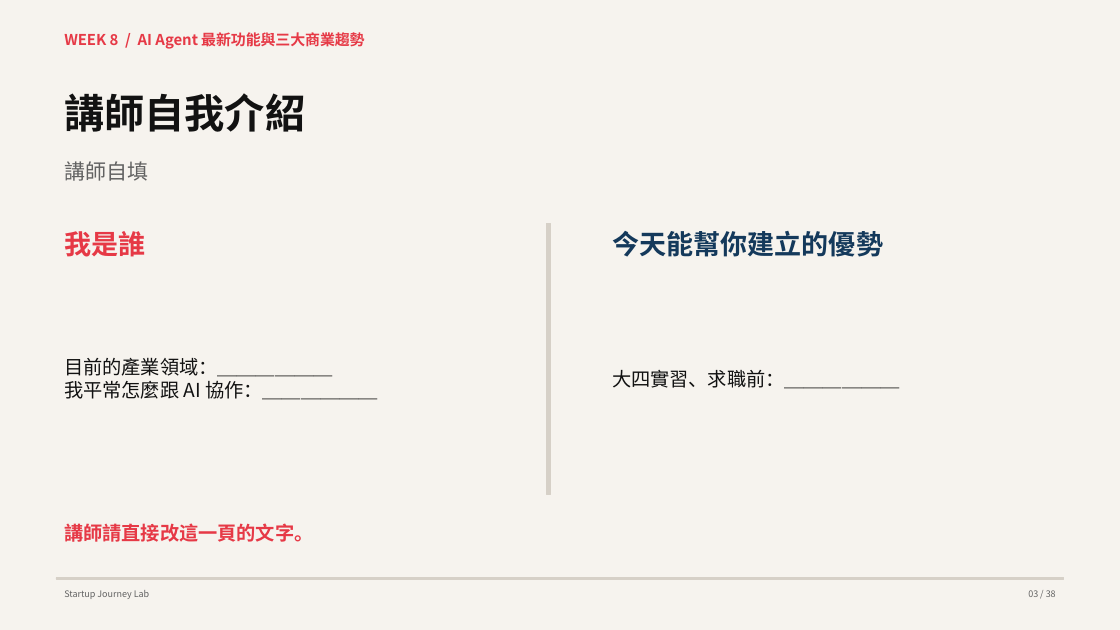
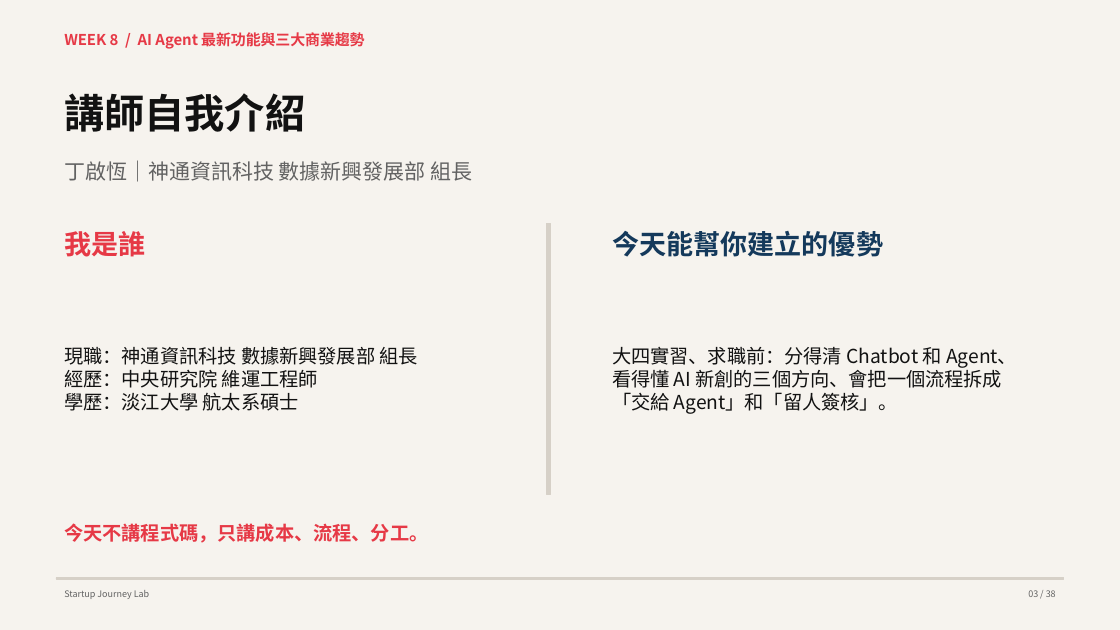
Before and after one commit to hpyuan1220/startup-journey-lab-app, a slide deck: slide 3 of materials/Week8_教學簡報.pptx. Drawn at 1120x630 pixels with LibreOffice and Linux fonts; fonts in the diff are those of the drawing. Boxes give left, top, right and bottom in pixels: in the first picture for what was removed or moved away, otherwise in the second. Text is boxed around its words. In the diff, an @@ line names an element or a change of style, - is before the commit and + after.

```diff
--- a/materials/Week8_教學簡報.pptx
+++ b/materials/Week8_教學簡報.pptx
@@ text at [64, 160, 473, 182]: text changed @@
-講師自填
+丁啟恆｜神通資訊科技 數據新興發展部 組長
@@ text at [64, 346, 418, 411]: text changed @@
-目前的產業領域：＿＿＿＿＿＿
-我平常怎麼跟 AI 協作：＿＿＿＿＿＿
+現職：神通資訊科技 數據新興發展部 組長
+經歷：中央研究院 維運工程師
+學歷：淡江大學 航太系碩士
@@ text at [612, 347, 1017, 414]: text changed @@
-大四實習、求職前：＿＿＿＿＿＿
+大四實習、求職前：分得清 Chatbot 和 Agent、看得懂 AI 新創的三個方向、會把一個流程拆成「交給 Agent」和「留人簽核」。
@@ text at [64, 523, 428, 543]: text changed @@
-講師請直接改這一頁的文字。
+今天不講程式碼，只講成本、流程、分工。
```
Also in this commit, not shown: 1 other slide changed, 4 other files.
